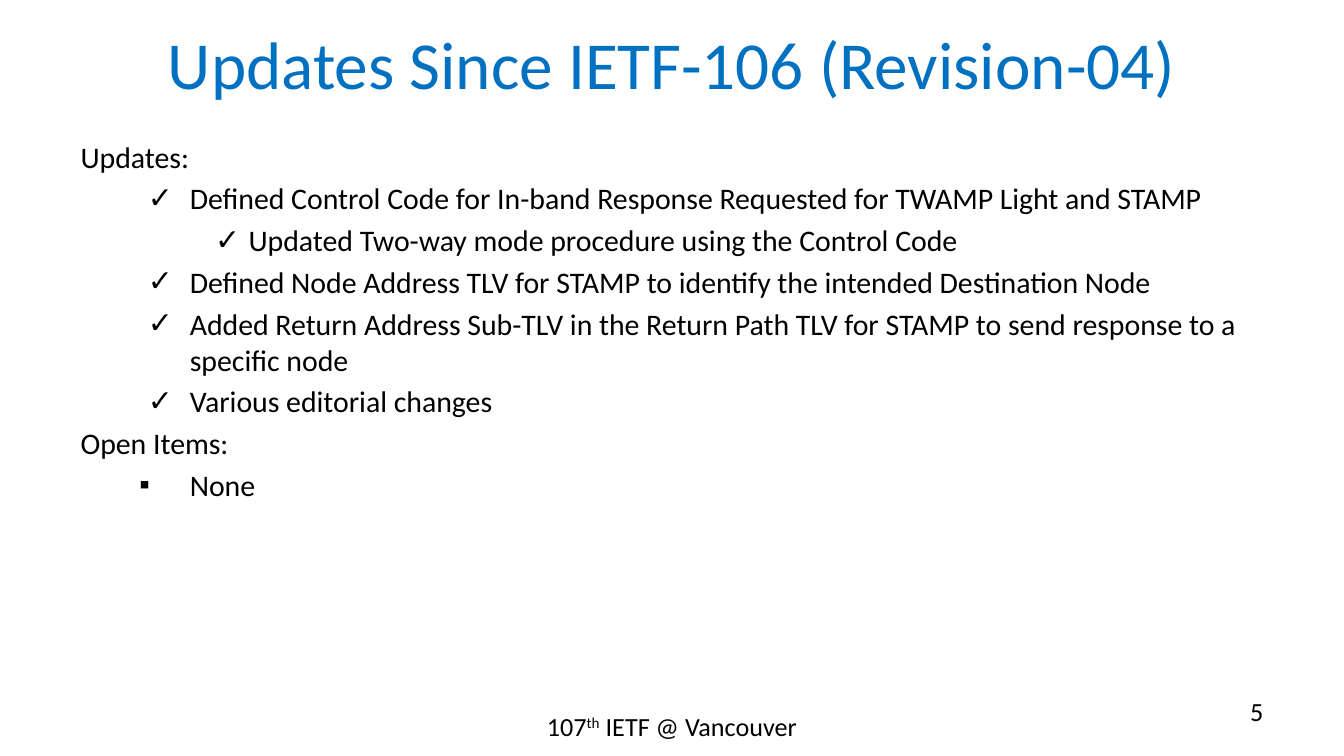
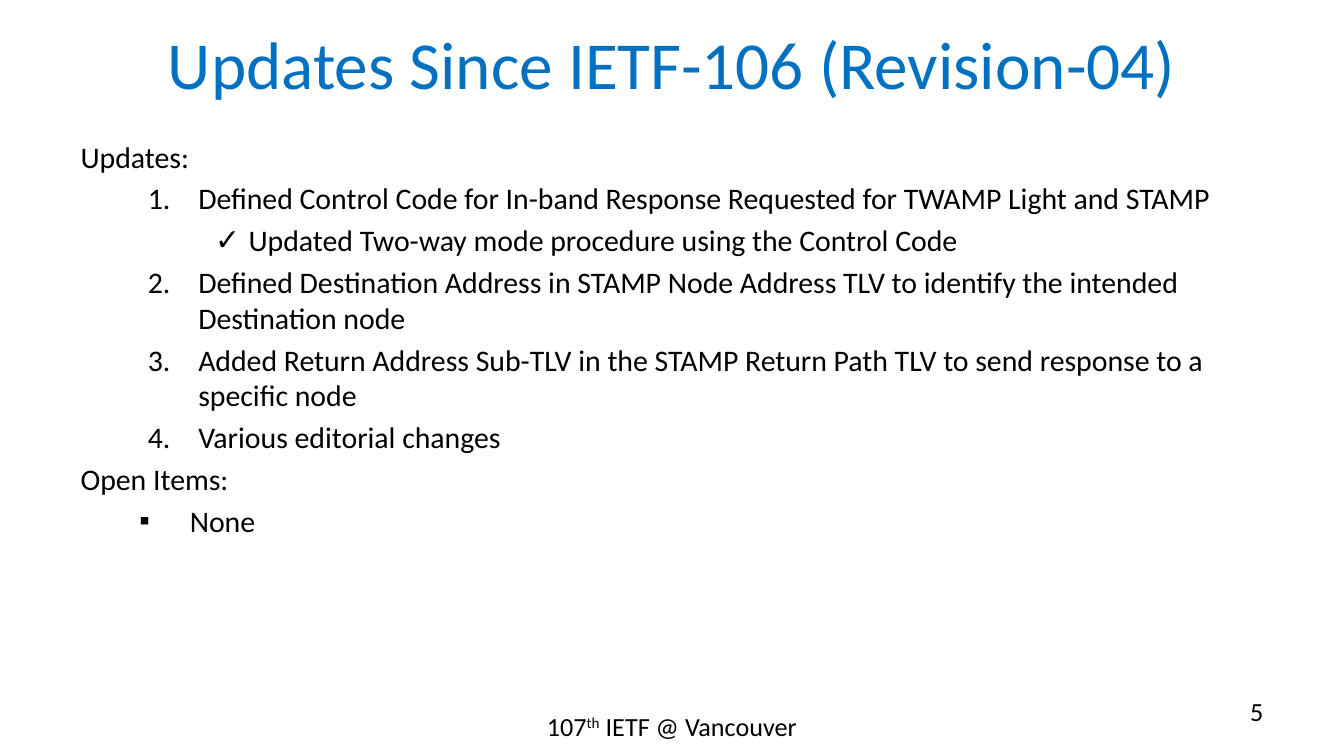
Before and after one commit to rakgandhi/ietf-slides, a slide deck: slide 5 of draft-gandhi-spring-twamp-srpm-07.pptx. Drawn at 1344x756 pixels with LibreOffice and Linux fonts; fonts in the diff are those of the drawing. Boxes give left, top, right and bottom in pixels: in the first picture for what was removed or moved away, otherwise in the second. Text is boxed around its words. In the diff, an @@ line names an element or a change of style, - is before the commit and + after.

```diff
--- a/draft-gandhi-spring-twamp-srpm-07.pptx
+++ b/draft-gandhi-spring-twamp-srpm-07.pptx
@@ text at [198,188,1210,453]: bullet ✓ to 1. @@
@@ text at [198,272,1202,411]: text changed @@
-  ✓ Defined Node Address TLV for STAMP to identify the intended Destination Node
-  ✓ Added Return Address Sub-TLV in the Return Path TLV for STAMP to send response to a specific node
+  2. Defined Destination Address in STAMP Node Address TLV to identify the intended Destination node
+  3. Added Return Address Sub-TLV in the STAMP Return Path TLV to send response to a specific node
```
Also in this commit, not shown: 6 other slides changed.
